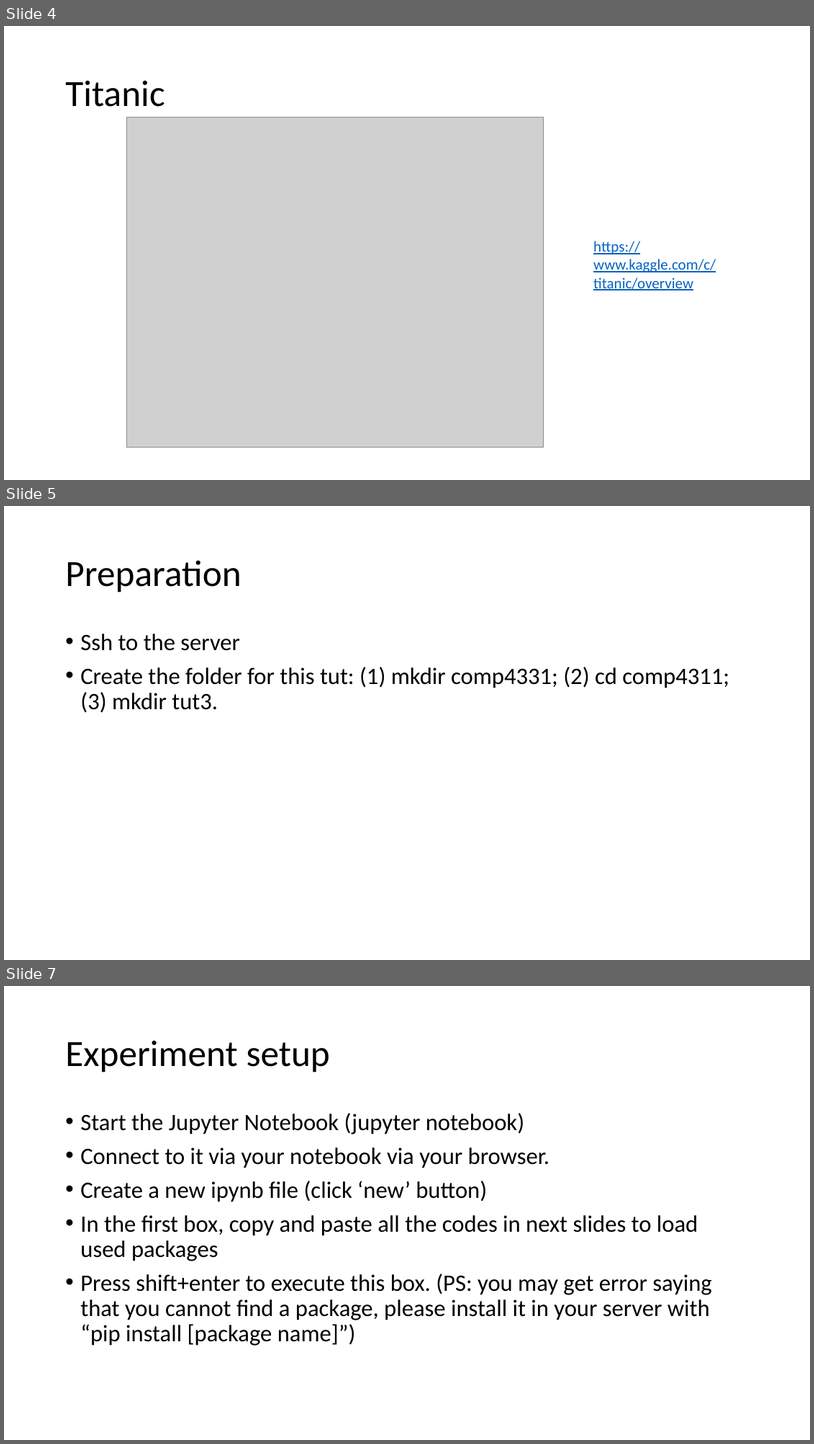
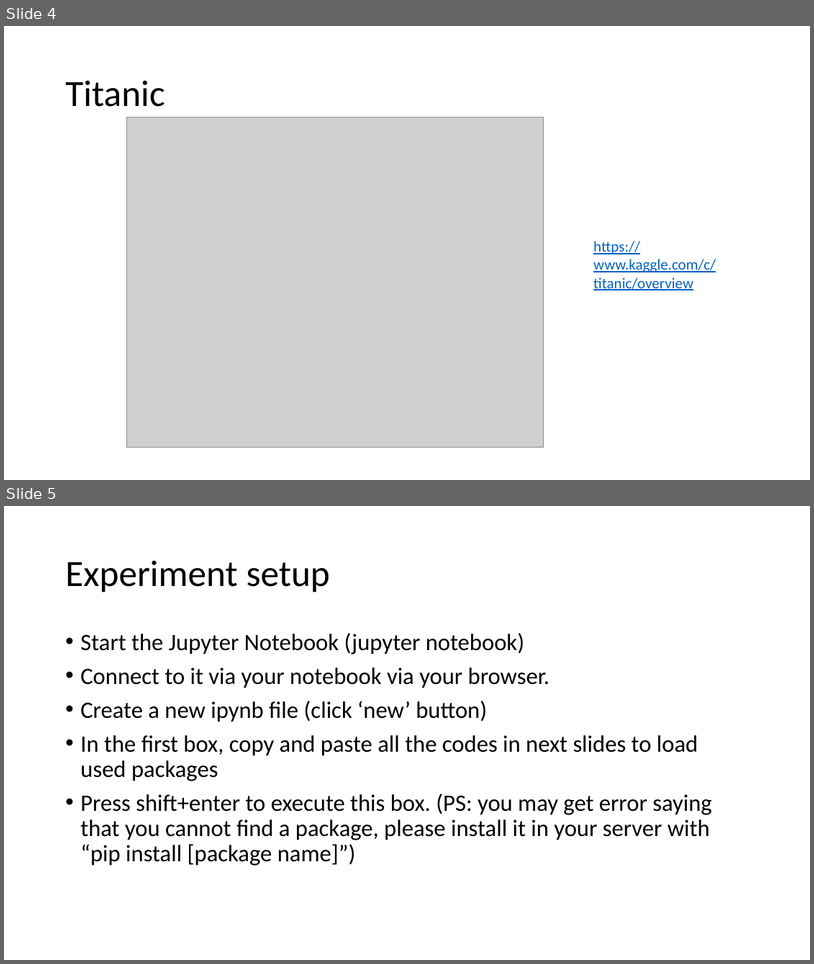
Before and after one commit to jiaxinxie97/COMP4331, a slide deck: tut3/tut3.pptx. Shown one above the other, each under a label of ours: slides 4, 5 and 7 before the commit, slides 4 and 5 after it; the slides between them are not shown. The pictures are 814x1444 and 814x964 pixels, drawn with LibreOffice and Linux fonts; fonts in the diff are those of the drawing; grey boxes stand for pictures. Boxes give left, top, right and bottom in pixels: in the first picture for what was removed or moved away, otherwise in the second. Text is boxed around its words. In the diff, an @@ line names an element or a change of style, - is before the commit and + after.

```diff
--- a/tut3/tut3.pptx
+++ b/tut3/tut3.pptx
@@ slide 5 removed at box(4, 506, 810, 960), background #FFFFFF @@
@@ title removed at box(65, 560, 241, 592) @@
-Preparation
@@ text removed at box(80, 633, 730, 713) @@
-• Ssh to the server
-• Create the folder for this tut: (1) mkdir comp4331; (2) cd comp4311; (3) mkdir tut3.
@@ what was slide 7 is now slide 5 @@
```
Also in this commit, not shown: 2 slides changed, 6 slides added, 1 other slide removed, 6 other files.
